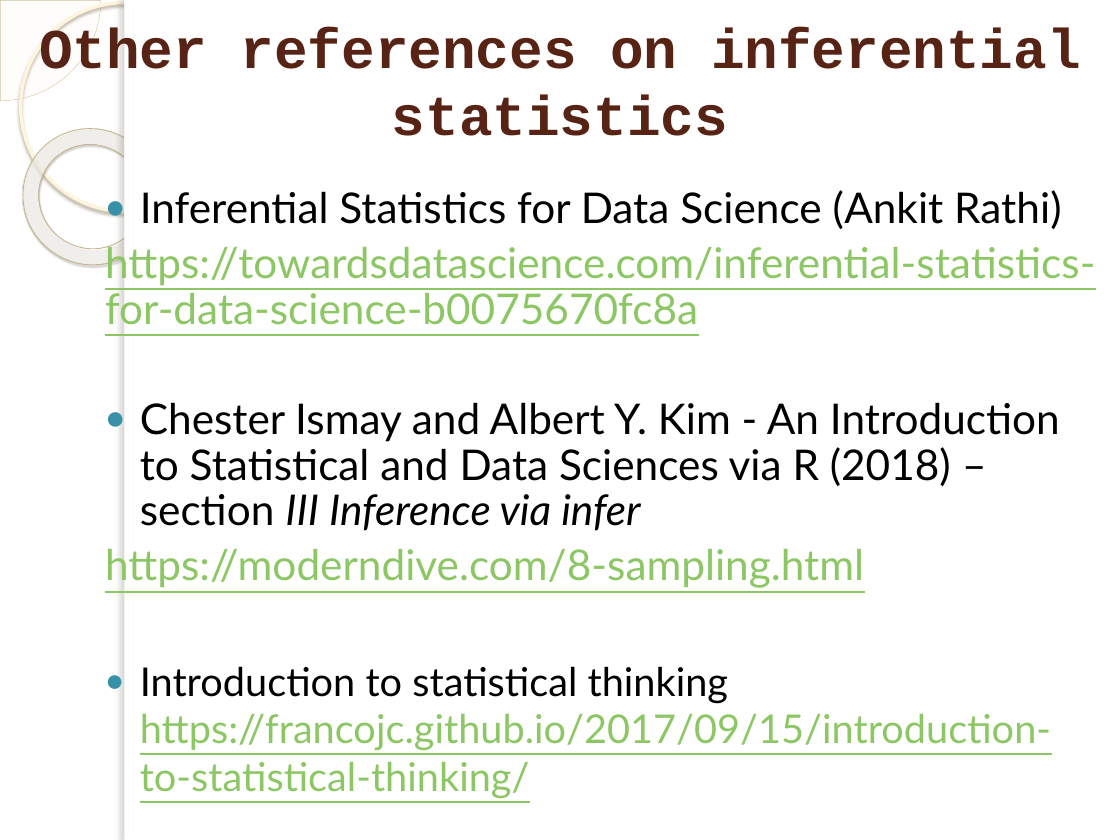
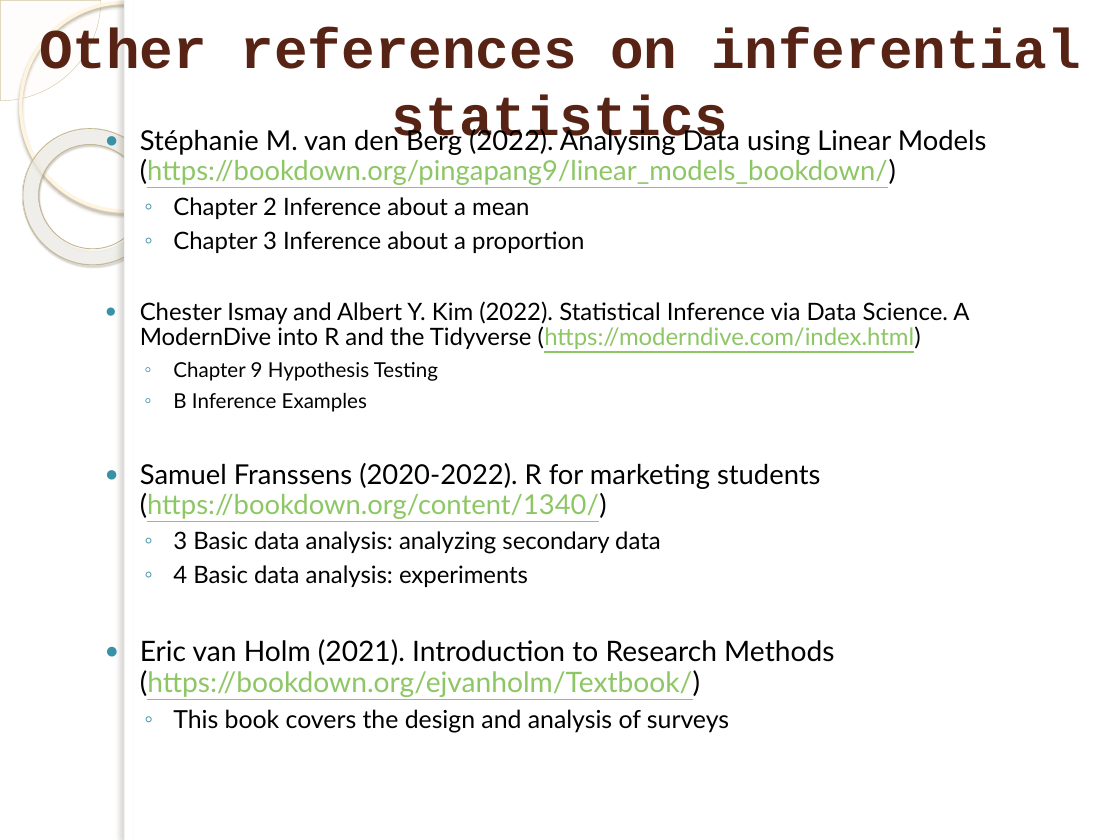
Before and after one commit to marinfotache/Data-Processing-Analysis-Science-with-R, a slide deck: slide 5 of 10 Basic Inferential Statistics/10_basic_inferential_statistics.pptx (slide 4 before the commit). Drawn at 1120x840 pixels with LibreOffice and Linux fonts; fonts in the diff are those of the drawing; background and template pictures are left out. Boxes give left, top, right and bottom in pixels: in the first picture for what was removed or moved away, otherwise in the second. Text is boxed around its words. In the diff, an @@ line names an element or a change of style, - is before the commit and + after.

```diff
--- a/10 Basic Inferential Statistics/10_basic_inferential_statistics.pptx
+++ b/10 Basic Inferential Statistics/10_basic_inferential_statistics.pptx
@@ text at bbox=[140, 126, 987, 733]: text changed; size 27.2 to 15.4 pt; text colour #8DC765 to #000000 @@
-● Inferential Statistics for Data Science (Ankit Rathi)
-https://towardsdatascience.com/inferential-statistics-for-data-science-b0075670fc8a
-● Chester Ismay and Albert Y. Kim - An Introduction to Statistical and Data Sciences via R (2018) – section III Inference via infer
-https://moderndive.com/8-sampling.html
-● Introduction to statistical thinking https://francojc.github.io/2017/09/15/introduction-to-statistical-thinking/
+● Stéphanie M. van den Berg (2022). Analysing Data using Linear Models (https://bookdown.org/pingapang9/linear_models_bookdown/)
+  ◦ Chapter 2 Inference about a mean
+  ◦ Chapter 3 Inference about a proportion
+● Chester Ismay and Albert Y. Kim (2022). Statistical Inference via Data Science. A ModernDive into R and the Tidyverse (https://moderndive.com/index.html)
+  ◦ Chapter 9 Hypothesis Testing
+  ◦ B Inference Examples
+● Samuel Franssens (2020-2022). R for marketing students (https://bookdown.org/content/1340/)
+  ◦ 3 Basic data analysis: analyzing secondary data
+  ◦ 4 Basic data analysis: experiments
+● Eric van Holm (2021). Introduction to Research Methods (https://bookdown.org/ejvanholm/Textbook/)
+  ◦ This book covers the design and analysis of surveys
```
Also in this commit, not shown: 2 other slides changed, 2 slides added, 1 slide removed.
